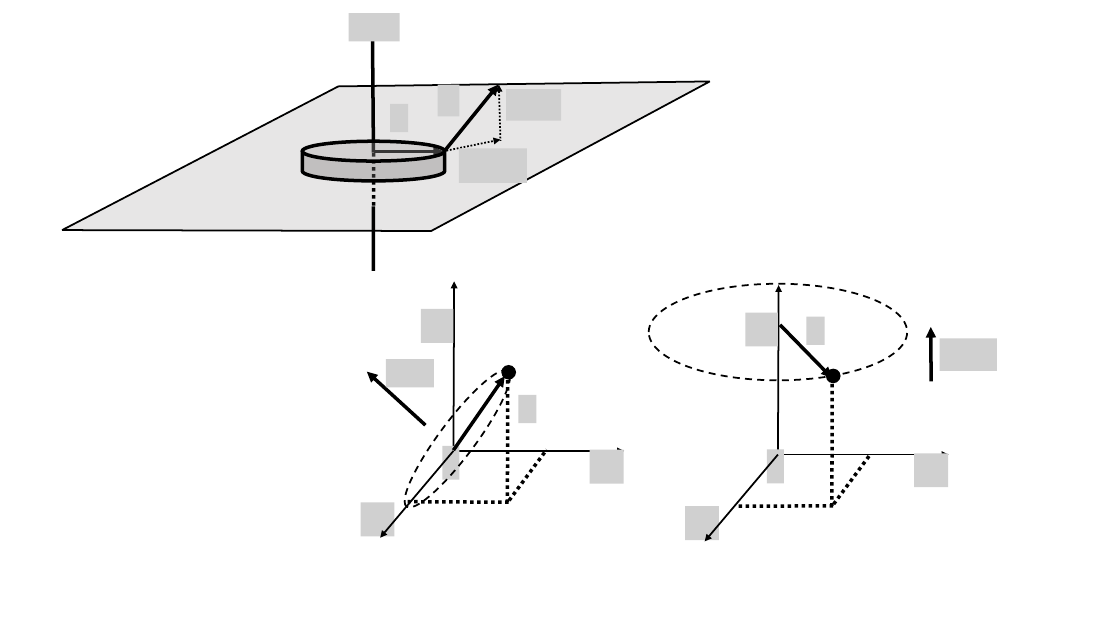
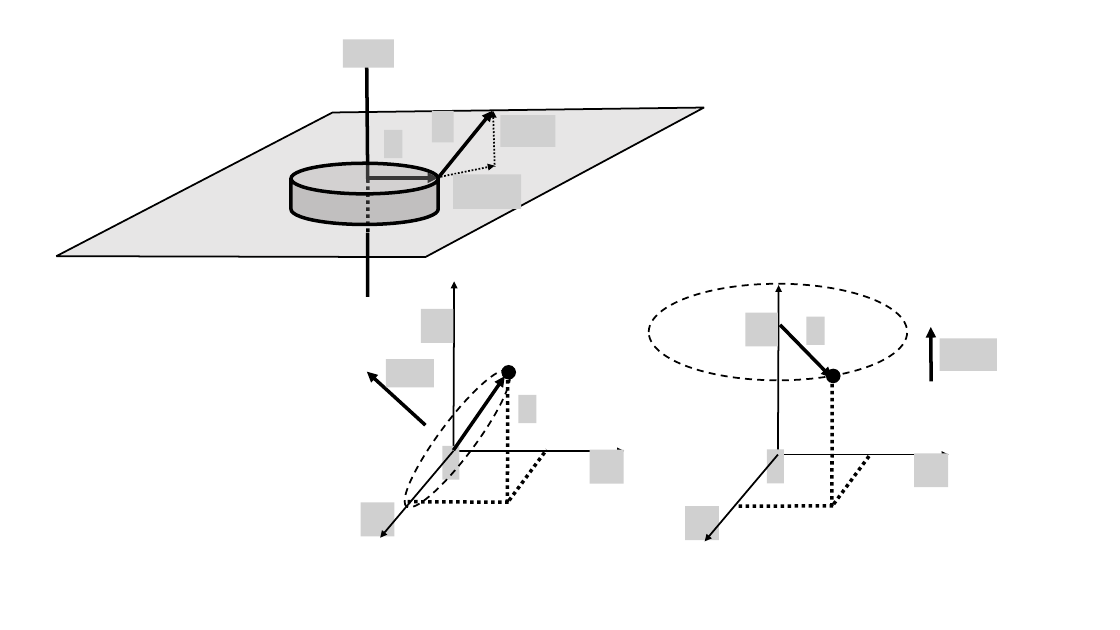
Before and after one commit to OSTP/PhysicsArtofModelling, a slide deck: slide 4 of tex/figures/RotationalDynamics/Figures.pptx. Drawn at 1120x630 pixels with LibreOffice and Linux fonts; fonts in the diff are those of the drawing; grey boxes stand for pictures. Boxes give left, top, right and bottom in pixels: in the first picture for what was removed or moved away, otherwise in the second. Text is boxed around its words. In the diff, an @@ line names an element or a change of style, - is before the commit and + after.

```diff
--- a/tex/figures/RotationalDynamics/Figures.pptx
+++ b/tex/figures/RotationalDynamics/Figures.pptx
@@ cylinder resized from (x1=302, y1=141, x2=445, y2=181) to (x1=291, y1=163, x2=438, y2=224) @@
@@ 5 pictures, 4 arrows, 3 lines, 1 freeform shape moved together from (x1=62, y1=13, x2=710, y2=271) to (x1=56, y1=39, x2=704, y2=297) @@
```
Also in this commit, not shown: 3 other slides changed, 5 other files.
